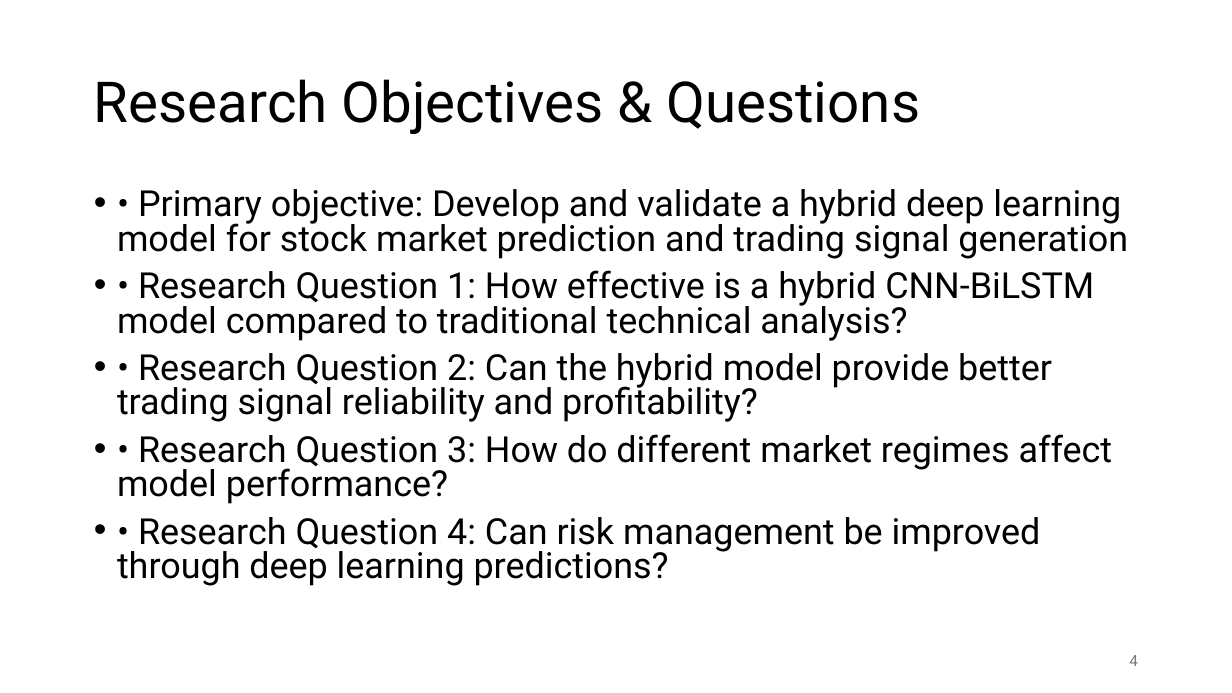
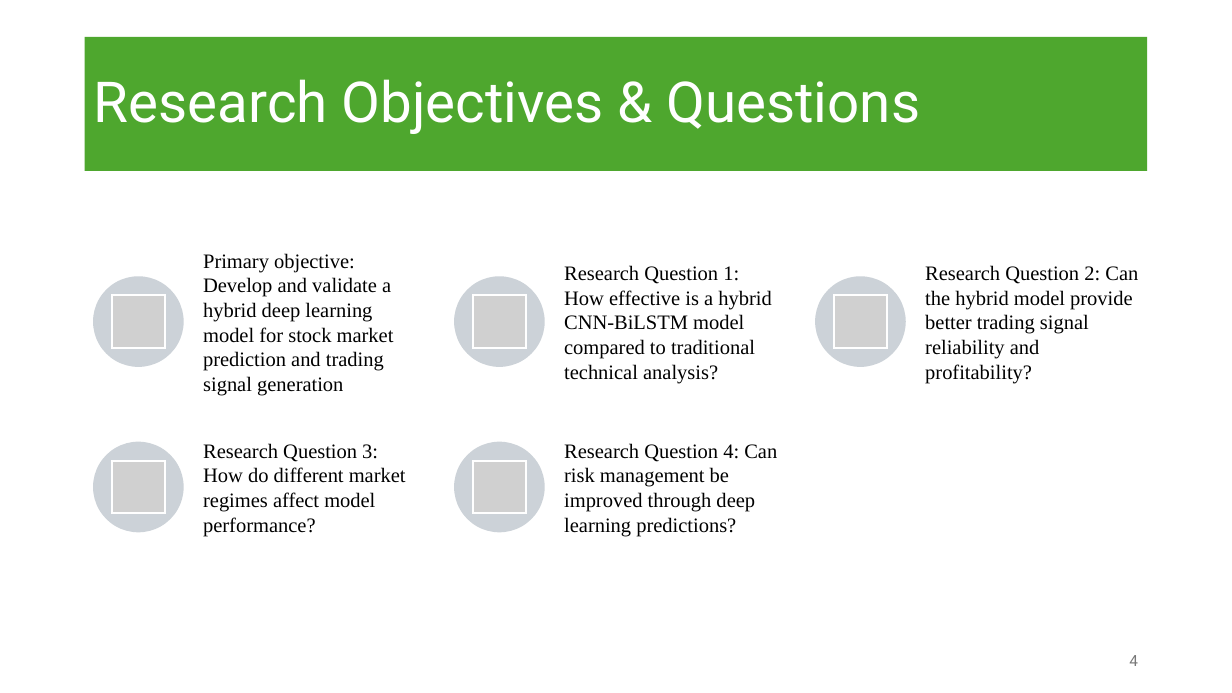
Before and after one commit to BiniamD/Class, a slide deck: slide 4 of SPRING -2025/ADTA 5900 - Advanced Data Analytics Capstone/Deep_Learning_Trading_Signal_Generation.pptx. Drawn at 1232x693 pixels with LibreOffice and Linux fonts; fonts in the diff are those of the drawing; grey boxes stand for pictures. Boxes give left, top, right and bottom in pixels: in the first picture for what was removed or moved away, otherwise in the second. Text is boxed around its words. In the diff, an @@ line names an element or a change of style, - is before the commit and + after.

```diff
--- a/SPRING -2025/ADTA 5900 - Advanced Data Analytics Capstone/Deep_Learning_Trading_Signal_Generation.pptx
+++ b/SPRING -2025/ADTA 5900 - Advanced Data Analytics Capstone/Deep_Learning_Trading_Signal_Generation.pptx
@@ title "Research Objectives & Questions": place and size @@
-title "Research Objectives & Questions" at <box>94,79,920,134</box>
+title "Research Objectives & Questions" at <box>85,37,1148,171</box>
@@ title "Research Objectives & Questions" at <box>85,37,1148,171</box>: text colour #000000 to #FFFFFF; fill none to #4EA72E @@
@@ text removed at <box>117,189,1128,586</box> @@
-• • Primary objective: Develop and validate a hybrid deep learning model for stock market prediction and trading signal generation
-• • Research Question 1: How effective is a hybrid CNN-BiLSTM model compared to traditional technical analysis?
-• • Research Question 2: Can the hybrid model provide better trading signal reliability and profitability?
-• • Research Question 3: How do different market regimes affect model performance?
-• • Research Question 4: Can risk management be improved through deep learning predictions?
@@ group added at <box>93,253,1138,537</box>: 5 ellipses, 5 pictures, 5 texts @@
+Primary objective: Develop and validate a hybrid deep learning model for stock market prediction and trading signal generation
+Research Question 1: How effective is a hybrid CNN-BiLSTM model compared to traditional technical analysis?
+Research Question 2: Can the hybrid model provide better trading signal reliability and profitability?
+Research Question 3: How do different market regimes affect model performance?
+Research Question 4: Can risk management be improved through deep learning predictions?
```
Also in this commit, not shown: 16 other slides changed, 1 slide added, 1 other file.
